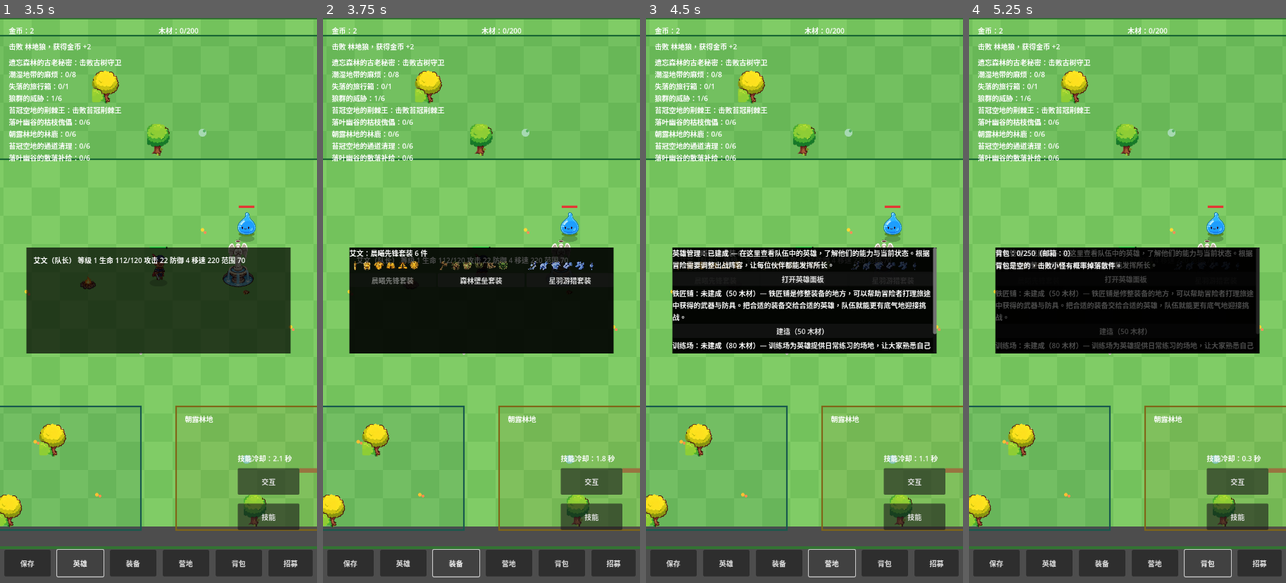
Above: before the commit, frames 1-4 (left to right).
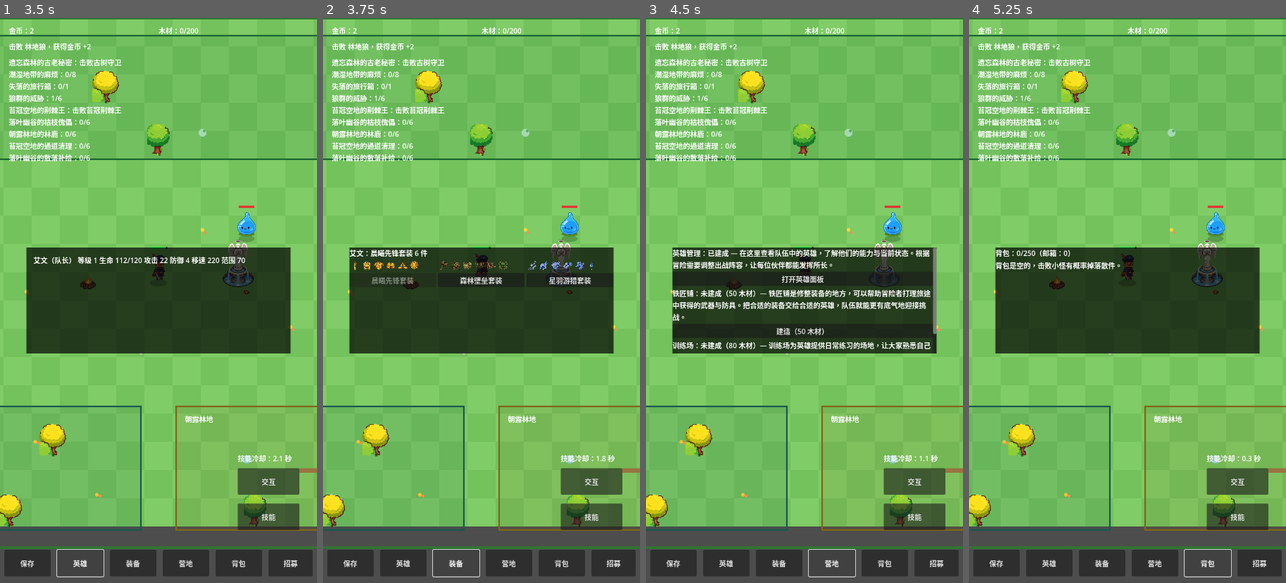
Above: after the commit, the same moments.

Repository: oneyi53/game
Game: Godot game, scene res://scenes/main.tscn
The game is run twice, just before and just after one commit, with the same random seed, the same clock (stepped at 60 frames per second) and the same inputs.
Inputs:
- Up to frame 1 (3.5 s): click "技能" at 0.5 s; click "交互" at 1.25 s; click "保存" at 2 s; click "英雄" at 2.75 s
- Up to frame 2 (3.75 s): click "装备" at 3.5 s
- Up to frame 3 (4.5 s): click "营地" at 4.25 s
- Up to frame 4 (5.25 s): click "背包" at 5 s

Frame 1 is identical in both runs. In frame 2, 13% of the frame differs, in the area x 8-92%, y 40-60%; in frame 3, 9.4%; in frame 4, 14%.

Commit message:
fix: keep gameplay menu panels mutually exclusive

Diff:
--- a/scripts/core/main.gd
+++ b/scripts/core/main.gd
@@ -552,8 +552,17 @@
     hud.show_message(str(entry["dispel_prompt"]))
     _save_game()
 
+# Only one full-screen menu/settlement panel may be visible at a time.
+# Tapping the active menu button closes it; tapping another switches panels.
+func _toggle_menu_panel(target: Control) -> void:
+    var should_open: bool = not target.visible
+    var panels: Array[Control] = [hero_panel, equip_panel, camp_panel, backpack_panel, recruit_panel, offline_panel]
+    for panel in panels:
+        panel.visible = false
+    target.visible = should_open
+
 func _on_backpack_panel_pressed() -> void:
-    backpack_panel.visible = not backpack_panel.visible
+    _toggle_menu_panel(backpack_panel)
     if backpack_panel.visible:
         backpack_panel.refresh()
 
@@ -589,7 +598,7 @@
     _save_game()
 
 func _on_camp_panel_pressed() -> void:
-    camp_panel.visible = not camp_panel.visible
+    _toggle_menu_panel(camp_panel)
     if camp_panel.visible:
         camp_panel.refresh()
 
@@ -621,12 +630,12 @@
     hud.show_message("已手动保存")
 
 func _on_hero_panel_pressed() -> void:
-    hero_panel.visible = not hero_panel.visible
+    _toggle_menu_panel(hero_panel)
     if hero_panel.visible:
         hero_panel.refresh()
 
 func _on_equip_panel_pressed() -> void:
-    equip_panel.visible = not equip_panel.visible
+    _toggle_menu_panel(equip_panel)
     if equip_panel.visible:
         equip_panel.refresh()
 
@@ -637,7 +646,7 @@
     hud.set_quest_text(text.strip_edges())
 
 func _on_recruit_panel_pressed() -> void:
-    recruit_panel.visible = not recruit_panel.visible
+    _toggle_menu_panel(recruit_panel)
     if recruit_panel.visible:
         recruit_panel.refresh()
 
